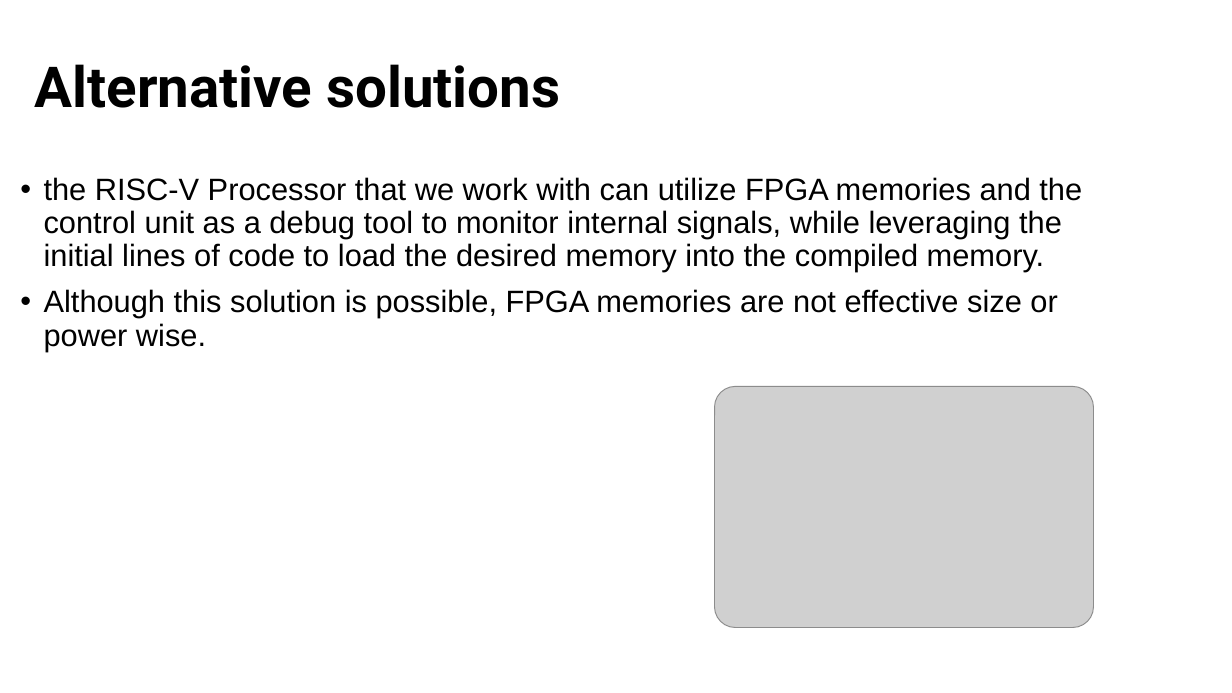
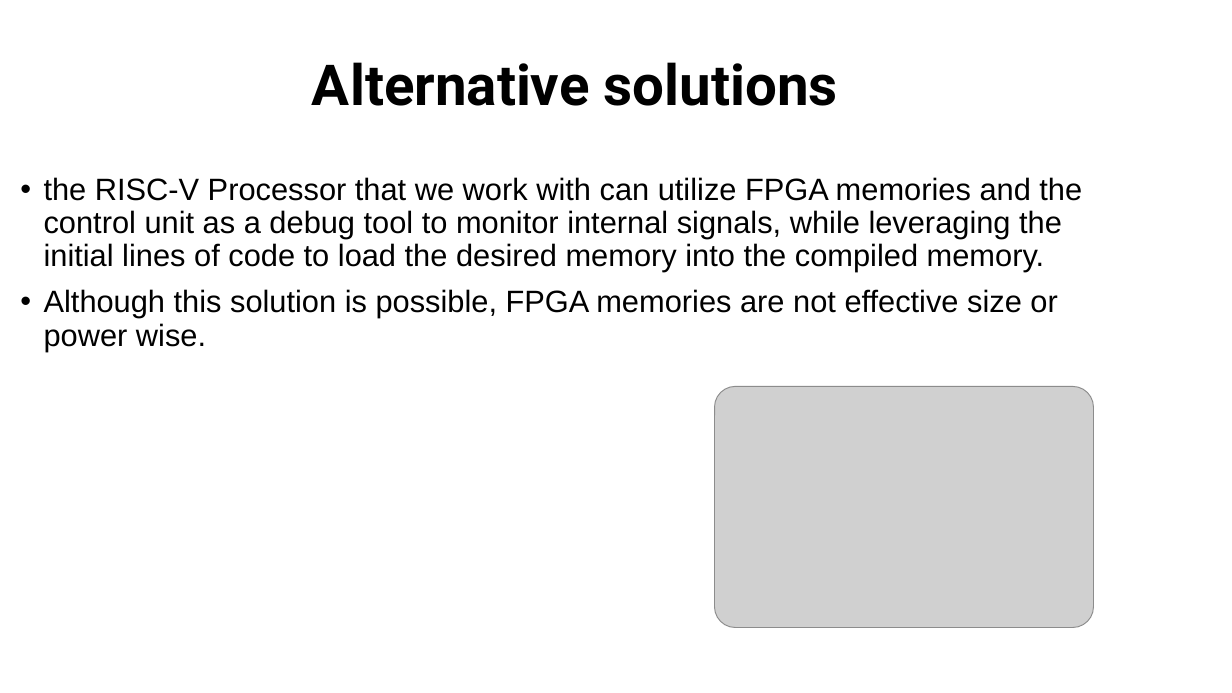
Before and after one commit to muhammad0bi/044169_project_B, a slide deck: slide 5 of Presintaions and Reports/Final presentaion VLSI project 7880.pptx. Drawn at 1232x693 pixels with LibreOffice and Linux fonts; fonts in the diff are those of the drawing; grey boxes stand for pictures. Boxes give left, top, right and bottom in pixels: in the first picture for what was removed or moved away, otherwise in the second. Text is boxed around its words. In the diff, an @@ line names an element or a change of style, - is before the commit and + after.

```diff
--- a/Presintaions and Reports/Final presentaion VLSI project 7880.pptx
+++ b/Presintaions and Reports/Final presentaion VLSI project 7880.pptx
@@ title "Alternative solutions": place and size @@
-title "Alternative solutions" at (35, 64, 560, 108)
+title "Alternative solutions" at (312, 62, 838, 106)
@@ title "Alternative solutions" at (312, 62, 838, 106): alignment left to centre @@
```
Also in this commit, not shown: 23 other slides changed.
